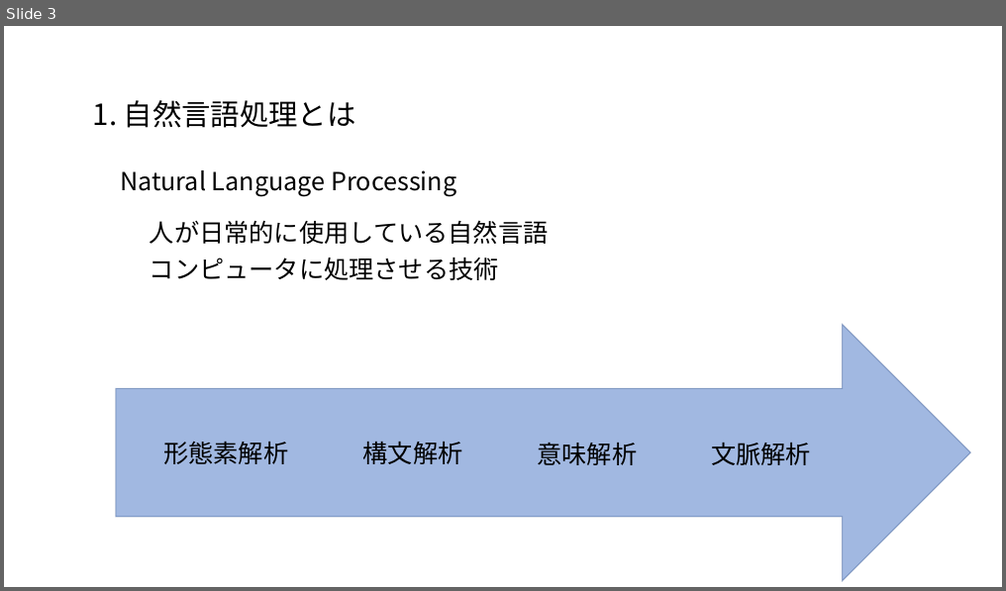
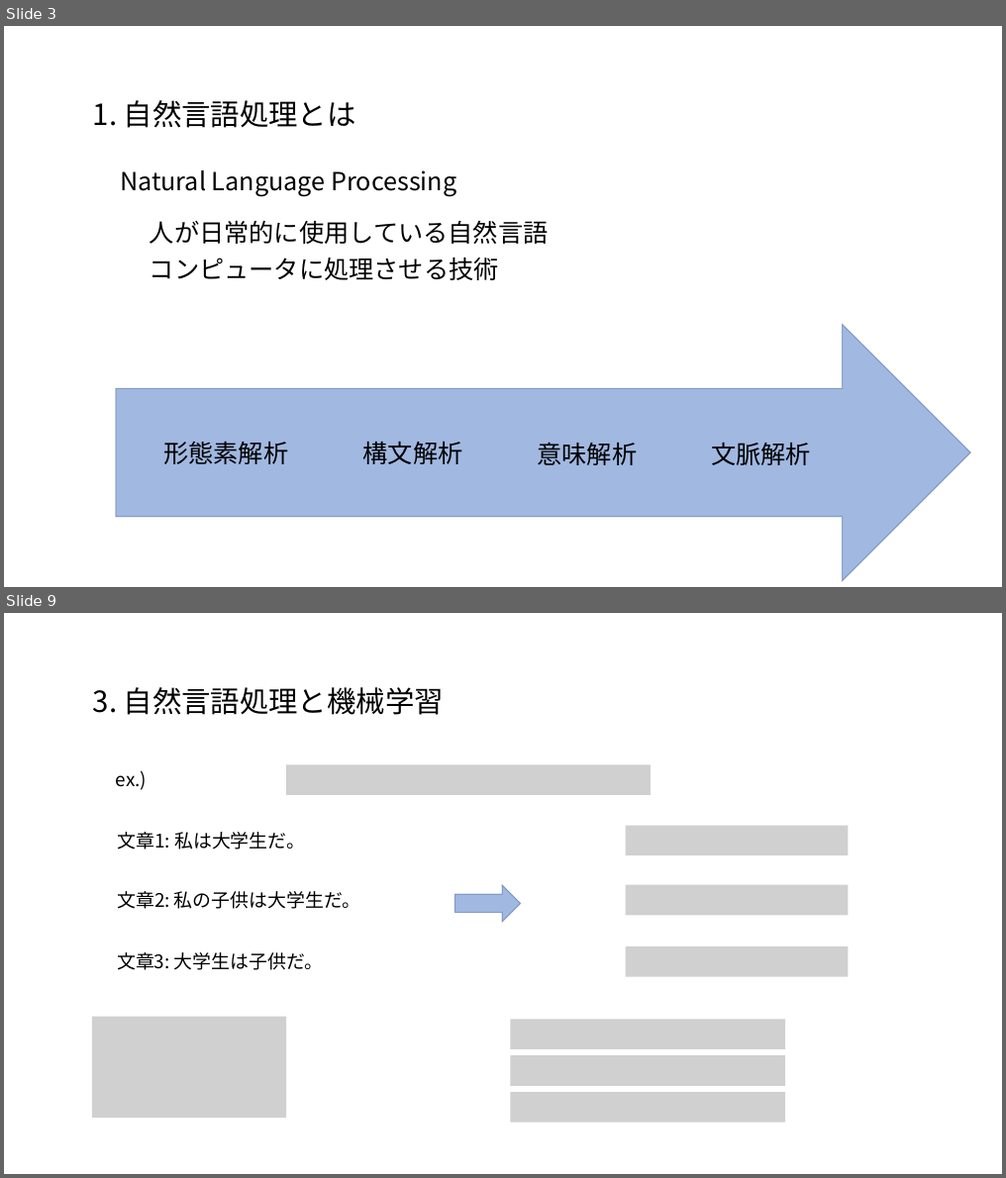
Before and after one commit to satetsu007/NLP_test, a slide deck: doc/NLP.pptx. Shown one above the other, each under a label of ours: slide 3 before the commit, slides 3 and 9 after it; the slides between them are not shown. The pictures are 1006x591 and 1006x1178 pixels, drawn with LibreOffice and Linux fonts; fonts in the diff are those of the drawing; grey boxes stand for pictures. Boxes give left, top, right and bottom in pixels: in the first picture for what was removed or moved away, otherwise in the second. Text is boxed around its words. In the diff, an @@ line names an element or a change of style, - is before the commit and + after.

```diff
--- a/doc/NLP.pptx
+++ b/doc/NLP.pptx
@@ slide 9 added at [4,613,1002,1174], background #FFFFFF @@
@@ text added at [93,687,444,715], 28 pt, text #000000 @@
+3. 自然言語処理と機械学習
@@ text added at [116,770,147,790], 18 pt, text #000000 @@
+ex.)
@@ picture added at [286,765,650,795] @@
@@ text added at [117,832,305,850], 18 pt, text #000000 @@
+文章1: 私は大学生だ。
@@ picture added at [626,826,847,857] @@
@@ text added at [117,891,360,909], 18 pt, text #000000 @@
+文章2: 私の子供は大学生だ。
@@ right arrow added at [454,885,521,922], fill #4472C4 at 50% opacity, outline #325491 1 pt @@
@@ picture added at [626,884,847,916] @@
@@ text added at [117,953,324,970], 18 pt, text #000000 @@
+文章3: 大学生は子供だ。
@@ picture added at [626,947,847,977] @@
@@ picture added at [92,1017,286,1118] @@
@@ picture added at [510,1020,785,1051] @@
@@ picture added at [510,1057,785,1087] @@
@@ picture added at [510,1092,785,1123] @@
```
Also in this commit, not shown: 2 slides changed, 8 other slides added, 1 other file.
